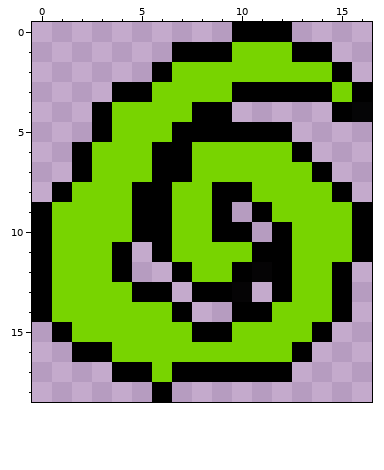
A pixel-art sprite gets an edit: textures/scenes/combat_ui/ui_intent_debuff.png. This is how it looked before the edit.
The file is 17x19 pixels.
New version:
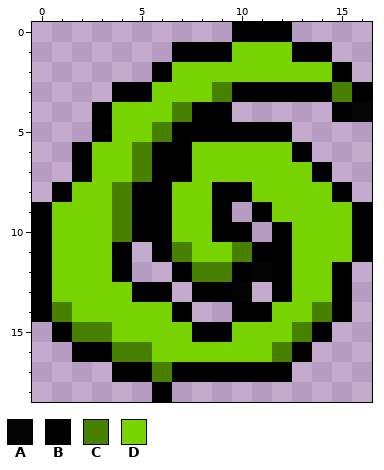
Palette (. is transparent): A #000000f8  B #000000  C #488000  D #78d400
Diff:
y 3: x 9 D -> C; x 15 D -> C
y 4: x 7 D -> C
y 5: x 6 D -> C
y 6..7: x 5 D -> C
y 8..10: x 4 D -> C
y 11: x 7 D -> C; x 10 D -> C
y 12: x 8..9 DD -> CC
y 14: x 1 D -> C; x 14 D -> C
y 15: x 2..3 DD -> CC; x 13 D -> C
y 16: x 4..5 DD -> CC; x 12 D -> C
y 17: x 6 D -> C
Pixel boxes of the changes (left, top, right, bottom) in both pictures:
changed: (52, 82, 332, 382)
changed: (332, 82, 352, 102)
